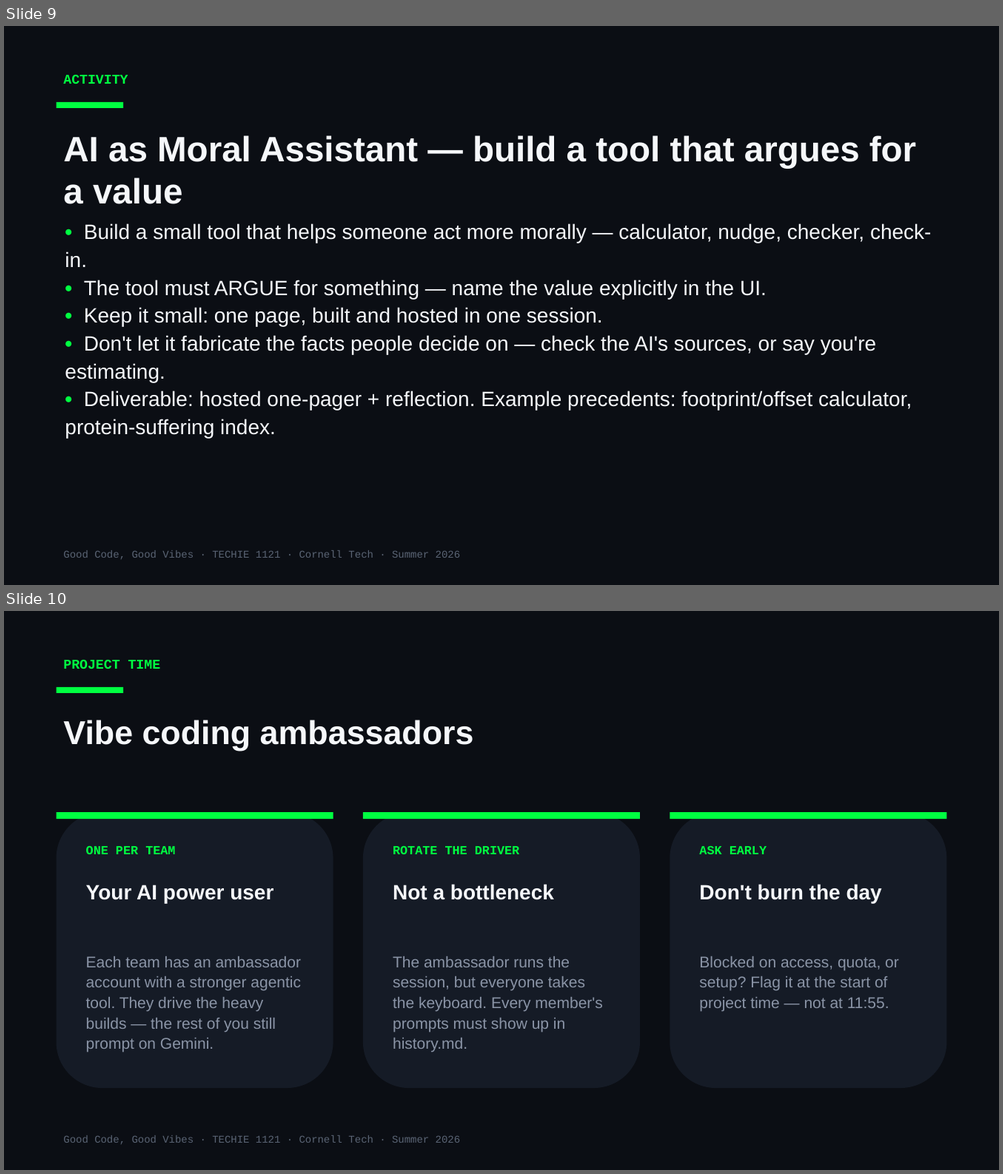
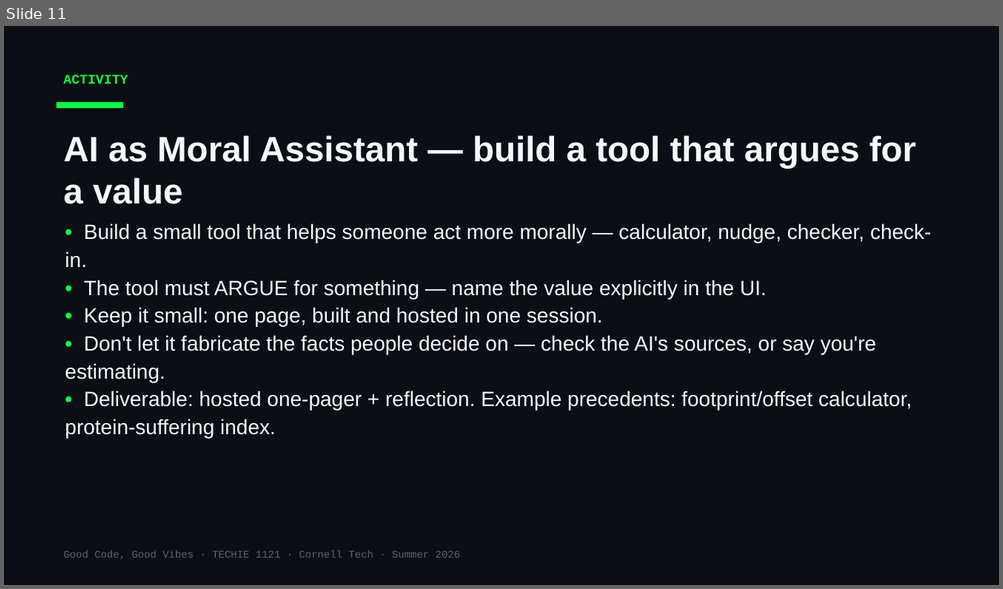
Before and after one commit to Cornell-Tech-Vibe-Coding-Summer-2026/website, a slide deck: slides/Week2-Mon-Values-In-Vibe-Coding.pptx. Shown one above the other, each under a label of ours: slides 9 and 10 before the commit, slide 11 after it. The pictures are 1003x1174 and 1003x589 pixels, drawn with LibreOffice and Linux fonts; fonts in the diff are those of the drawing. Boxes give left, top, right and bottom in pixels: in the first picture for what was removed or moved away, otherwise in the second. Text is boxed around its words. In the diff, an @@ line names an element or a change of style, - is before the commit and + after.

```diff
--- a/slides/Week2-Mon-Values-In-Vibe-Coding.pptx
+++ b/slides/Week2-Mon-Values-In-Vibe-Coding.pptx
@@ slide 10 removed at <box>4,611,999,1170</box>, background #0B0E14 @@
@@ text removed at <box>63,660,161,669</box> @@
-PROJECT TIME
@@ rectangle removed at <box>57,687,123,693</box> @@
@@ text removed at <box>63,720,474,751</box> @@
-Vibe coding ambassadors
@@ rounded rectangle removed at <box>57,812,333,1088</box> @@
@@ rectangle removed at <box>57,812,333,819</box> @@
@@ rounded rectangle removed at <box>363,812,640,1088</box> @@
@@ rectangle removed at <box>363,812,640,819</box> @@
@@ rounded rectangle removed at <box>669,812,946,1088</box> @@
@@ rectangle removed at <box>669,812,946,819</box> @@
@@ text removed at <box>86,846,175,854</box> @@
-ONE PER TEAM
@@ text removed at <box>392,846,519,854</box> @@
-ROTATE THE DRIVER
@@ text removed at <box>699,846,766,854</box> @@
-ASK EARLY
@@ text removed at <box>86,885,273,903</box> @@
-Your AI power user
@@ text removed at <box>392,884,554,900</box> @@
-Not a bottleneck
@@ text removed at <box>699,884,882,903</box> @@
-Don't burn the day
@@ text removed at <box>86,957,301,1053</box> @@
-Each team has an ambassador account with a stronger agentic tool. They drive the heavy builds — the rest of you still prompt on Gemini.
@@ text removed at <box>392,957,602,1053</box> @@
-The ambassador runs the session, but everyone takes the keyboard. Every member's prompts must show up in history.md.
@@ text removed at <box>699,957,899,1011</box> @@
-Blocked on access, quota, or setup? Flag it at the start of project time — not at 11:55.
@@ text removed at <box>63,1136,460,1145</box> @@
-Good Code, Good Vibes · TECHIE 1121 · Cornell Tech · Summer 2026
@@ what was slide 9 is now slide 11 @@
```
Also in this commit, not shown: 9 other slides changed, 4 slides added, 3 other files.
